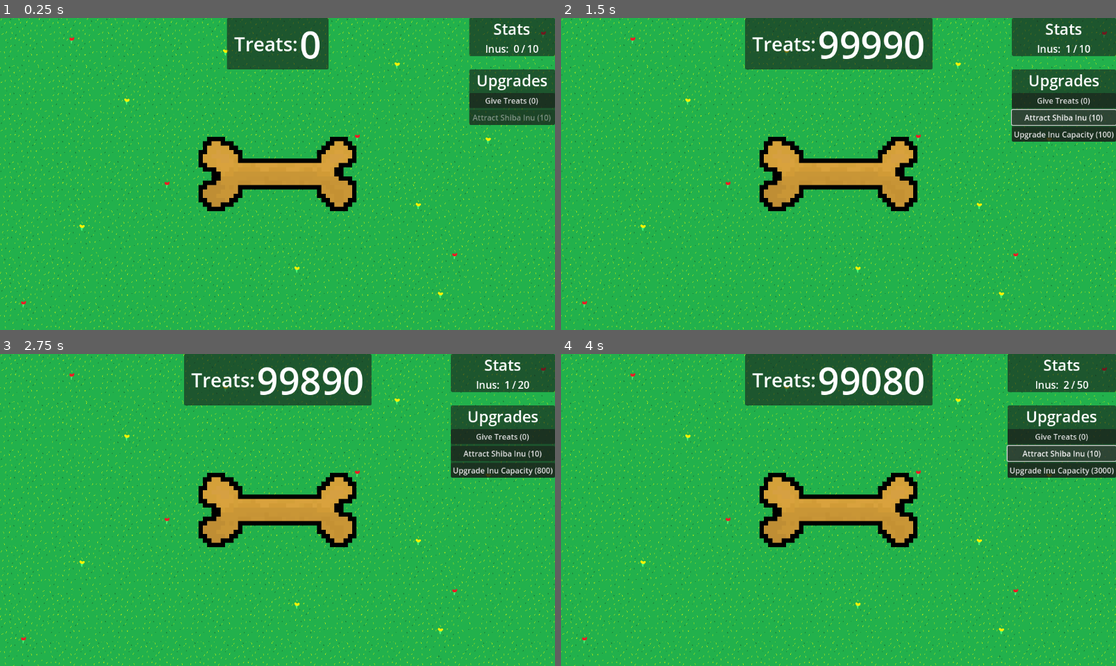
Above: before the commit, frames 1-4 (two rows, left to right).
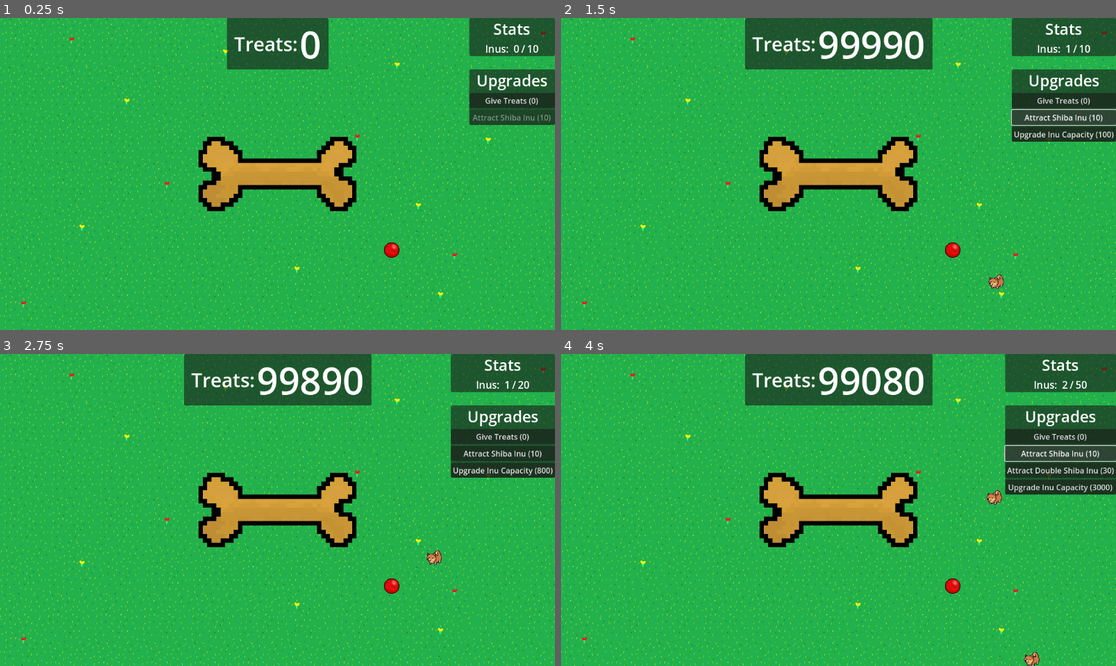
Above: after the commit, the same moments.

Repository: ejmejm/ShibaIdle
Game: Godot game, scene res://scenes/root.tscn
Two runs of this game, one before a commit and one after it. Both use one fixed random seed, a clock stepped at 60 frames per second and the inputs below.
Inputs:
- Up to frame 1 (0.25 s): no input
- Up to frame 2 (1.5 s): click "Give Treats (0)" at 0.5 s; click "Attract Shiba Inu (10)" at 1.25 s
- Up to frame 3 (2.75 s): click "Upgrade Inu Capacity (100)" at 2 s
- Up to frame 4 (4 s): click "Upgrade Inu Capacity (800)" at 2.75 s; click "Attract Shiba Inu (10)" at 3.5 s

The runs differ from the first frame. In frame 1, 0.1% of the frame differs, in the area x 69-72%, y 71-77%; in frame 2, 0.2%; in frame 3, 0.2%; in frame 4, 2.7%, in the area x 69-100%, y 0-100%.
Error before the commit: Trying to assign value of type 'Node2D' to a variable of type 'CharacterBody2D'. (res://scripts/spawner.gd:24)

Commit message:
Added ball

Diff:
--- a/inus/double_shiba_inu.tscn
+++ b/inus/double_shiba_inu.tscn
@@ -12,6 +12,11 @@
 [node name="DoubleShibaInu" type="Node2D"]
 script = ExtResource("1_tdc5n")
 metadata/inu_type = "double_shiba_inu"
+
+[node name="InuStats" parent="." instance=ExtResource("4_3qs3m")]
+unique_name_in_owner = true
+power = 2.0
+treat_power = 2
 
 [node name="Controller" type="CharacterBody2D" parent="."]
 unique_name_in_owner = true
@@ -32,8 +37,3 @@
 position = Vector2(-3.55271e-15, 0)
 rotation = 2.39842
 shape = SubResource("CapsuleShape2D_qljsk")
-
-[node name="InuStats" parent="." instance=ExtResource("4_3qs3m")]
-unique_name_in_owner = true
-power = 2.0
-treat_power = 2
--- a/inus/shiba_inu.tscn
+++ b/inus/shiba_inu.tscn
@@ -12,6 +12,9 @@
 [node name="ShibaInu" type="Node2D"]
 script = ExtResource("1_lv3w0")
 metadata/inu_type = "base_shiba_inu"
+
+[node name="InuStats" parent="." instance=ExtResource("3_rf7co")]
+unique_name_in_owner = true
 
 [node name="Controller" type="CharacterBody2D" parent="."]
 unique_name_in_owner = true
@@ -28,7 +31,4 @@
 rotation = 1.28291
 shape = SubResource("CapsuleShape2D_qljsk")
 
-[node name="InuStats" parent="." instance=ExtResource("3_rf7co")]
-unique_name_in_owner = true
-
 [connection signal="ready" from="." to="." method="_on_ready"]
--- /dev/null
+++ b/scenes/ball.tscn
@@ -0,0 +1,29 @@
+[gd_scene load_steps=6 format=3 uid="uid://bh8uegvyvlaad"]
+
+[ext_resource type="Script" path="res://scripts/ball_movement.gd" id="1_531nu"]
+[ext_resource type="Texture2D" uid="uid://bkatuxokw8u1j" path="res://sprites/red_ball_no_tint.png" id="1_s3vo5"]
+[ext_resource type="Texture2D" uid="uid://d0117u13op3vy" path="res://sprites/red_ball_tint_tint.png" id="2_t6d7x"]
+[ext_resource type="Script" path="res://scripts/tint_sprite.gd" id="3_jxa0h"]
+
+[sub_resource type="CircleShape2D" id="CircleShape2D_t0onb"]
+radius = 16.0
+
+[node name="Ball" type="Node2D"]
+
+[node name="RigidBody2D" type="RigidBody2D" parent="."]
+collision_layer = 2
+input_pickable = true
+gravity_scale = 0.0
+script = ExtResource("1_531nu")
+
+[node name="BallSprite" type="Sprite2D" parent="RigidBody2D"]
+texture = ExtResource("1_s3vo5")
+
+[node name="TintSprite" type="Sprite2D" parent="RigidBody2D"]
+texture = ExtResource("2_t6d7x")
+script = ExtResource("3_jxa0h")
+
+[node name="CollisionShape2D" type="CollisionShape2D" parent="RigidBody2D"]
+shape = SubResource("CircleShape2D_t0onb")
+
+[connection signal="input_event" from="RigidBody2D" to="RigidBody2D" method="_on_input_event"]
--- a/scenes/root.tscn
+++ b/scenes/root.tscn
@@ -8,6 +8,19 @@
 [ext_resource type="Script" path="res://scripts/upgrades_panel.gd" id="6_pydca"]
 [ext_resource type="Script" path="res://scripts/update_creature_count.gd" id="6_xiik3"]
 [ext_resource type="Script" path="res://scripts/max_creature_count_update.gd" id="7_sectu"]
+[ext_resource type="PackedScene" uid="uid://bh8uegvyvlaad" path="res://scenes/ball.tscn" id="9_rdu7f"]
+
+[sub_resource type="WorldBoundaryShape2D" id="WorldBoundaryShape2D_hh8vk"]
+normal = Vector2(0, 1)
+
+[sub_resource type="WorldBoundaryShape2D" id="WorldBoundaryShape2D_h6v8l"]
+distance = 3.06213
+
+[sub_resource type="WorldBoundaryShape2D" id="WorldBoundaryShape2D_l8fb7"]
+normal = Vector2(1, 0)
+
+[sub_resource type="WorldBoundaryShape2D" id="WorldBoundaryShape2D_wnq8r"]
+normal = Vector2(-1, 0)
 
 [sub_resource type="RectangleShape2D" id="RectangleShape2D_05yih"]
 size = Vector2(1126, 621)
@@ -26,6 +39,26 @@
 
 [node name="Root" type="Node2D"]
 position = Vector2(576, 324)
+
+[node name="MapBounds" type="StaticBody2D" parent="."]
+collision_layer = 3
+collision_mask = 3
+
+[node name="Top" type="CollisionShape2D" parent="MapBounds"]
+position = Vector2(25, -324)
+shape = SubResource("WorldBoundaryShape2D_hh8vk")
+
+[node name="Bottom" type="CollisionShape2D" parent="MapBounds"]
+position = Vector2(39, 327)
+shape = SubResource("WorldBoundaryShape2D_h6v8l")
+
+[node name="Left" type="CollisionShape2D" parent="MapBounds"]
+position = Vector2(-576, -5)
+shape = SubResource("WorldBoundaryShape2D_l8fb7")
+
+[node name="Right" type="CollisionShape2D" parent="MapBounds"]
+position = Vector2(576, 0)
+shape = SubResource("WorldBoundaryShape2D_wnq8r")
 
 [node name="NavigableArea" type="Area2D" parent="."]
 collision_layer = 0
@@ -49,6 +82,9 @@
 
 [node name="BuildingContainer" type="Node2D" parent="."]
 unique_name_in_owner = true
+
+[node name="Ball" parent="." instance=ExtResource("9_rdu7f")]
+position = Vector2(237, 158)
 
 [node name="GameManager" type="Node" parent="."]
 
--- /dev/null
+++ b/scripts/ball_movement.gd
@@ -0,0 +1,52 @@
+extends RigidBody2D
+
+
+signal rolled
+
+
+var follow_cursor := false
+var last_mouse_position := Vector2.ZERO
+var time_since_release := 0.0
+
+
+func _on_input_event(viewport: Node, event: InputEvent, shape_idx: int) -> void:
+	if event.is_action_pressed("PrimaryClick"):
+		follow_cursor = true
+		last_mouse_position = get_global_mouse_position()
+		time_since_release = 0.1
+
+
+func check_let_go():
+	if Input.is_action_just_released("PrimaryClick"):
+		follow_cursor = false
+
+
+func _process(delta: float) -> void:
+	check_let_go()
+
+
+func _physics_process(delta: float) -> void:
+	if follow_cursor:
+		linear_damp = 0
+		var mouse_position := get_global_mouse_position()
+		var direction := (mouse_position - global_position).normalized()
+		var distance := global_position.distance_to(mouse_position)
+		var target_velocity: Vector2 = direction * min(distance * 10, 4000)
+		var new_velocity := linear_velocity.lerp(target_velocity, 0.1)
+		var velocity_change = new_velocity - linear_velocity
+		var velocity_change_mag = velocity_change.length()
+		velocity_change_mag = min(velocity_change_mag, 23)
+		linear_velocity += velocity_change.normalized() * velocity_change_mag
+
+		last_mouse_position = mouse_position
+	else:
+		linear_damp = 1.2
+
+		# Emit signal every 100ms while rolling
+		time_since_release += delta
+		if time_since_release >= 0.1:
+			emit_signal("rolled", global_position)
+			time_since_release -= 0.1
+
+	# Apply angular velocity based on linear velocity
+	angular_velocity = linear_velocity.length() * sign(linear_velocity.x) * 0.1
--- a/scripts/inu_controller.gd
+++ b/scripts/inu_controller.gd
@@ -14,7 +14,7 @@
 var is_stopping: bool = false
 var bounding_box: Rect2
 var player_stats: PlayerStats
-var inu_stats: InuStats
+@onready var inu_stats: InuStats = %InuStats
 
 func _ready():
 	# Get player stats so that inu can increase score on collision
--- a/scripts/spawner.gd
+++ b/scripts/spawner.gd
@@ -21,10 +21,10 @@
 		push_error(
 			"Inu type '%s' cannot be spawned because that inu type does not exist" % inu_type)
 
-	var inu: CharacterBody2D = INU_RESOURCES[inu_type].instantiate()
+	var inu: Inu = INU_RESOURCES[inu_type].instantiate()
 	inu.visible = false
 	spawn_container.add_child(inu)
-	inu.position = inu.choose_random_spot()
+	inu.position = inu.controller.choose_random_spot()
 	inu.visible = true
 
 	player_stats.creature_score += 1
--- /dev/null
+++ b/scripts/tint_sprite.gd
@@ -0,0 +1,9 @@
+extends Sprite2D
+
+
+@onready var rigid_body: RigidBody2D = $".."
+
+
+# Called every frame. 'delta' is the elapsed time since the previous frame.
+func _process(delta: float) -> void:
+	rotation = -rigid_body.rotation
--- a/upgrade_button.gd
+++ b/upgrade_button.gd
@@ -3,6 +3,7 @@
 
 
 var _upgrade: BaseUpgrade
+var lock := Mutex.new()
 
 
 func get_upgrade() -> BaseUpgrade:
@@ -17,5 +18,7 @@
 
 
 func _on_pressed():
+	lock.lock()
 	if _upgrade.is_purchasable():
 		_upgrade.purchase()
+	lock.unlock()
--- a/upgrades/buy_double_shiba.gd
+++ b/upgrades/buy_double_shiba.gd
@@ -20,12 +20,13 @@
 
 
 func _on_purchase_logic():
-	spawner.spawn_inu("double_shiba_inu")
 	var shiba_inus := _get_shiba_inus()
-	for i in 2:
-		inu_container.remove_child(shiba_inus[i])
-		shiba_inus[i].queue_free()
-	player_stats.n_current_inus -= 1
+	if len(shiba_inus) >= 2:
+		for i in 2:
+			inu_container.remove_child(shiba_inus[i])
+			shiba_inus[i].queue_free()
+		player_stats.n_current_inus -= 1
+		spawner.spawn_inu("double_shiba_inu")
 
 
 func _get_shiba_inus() -> Array[Node]:
Not shown: 1 places in inus/double_shiba_inu.tscn that only renumber resources
Not shown: 1 places in inus/shiba_inu.tscn that only renumber resources
Not shown: 1 places in scenes/root.tscn that only renumber resources
Binary file added: sprites/orange_ball.jpg
Not shown, added: sprites/orange_ball.jpg.import
Binary file added: sprites/red_ball.png
Not shown, added: sprites/red_ball.png.import
Binary file added: sprites/red_ball_no_tint.png
Not shown, added: sprites/red_ball_no_tint.png.import
Binary file added: sprites/red_ball_tint_tint.png
Not shown, added: sprites/red_ball_tint_tint.png.import
Not shown, added: scenes/balDE64.tmp
